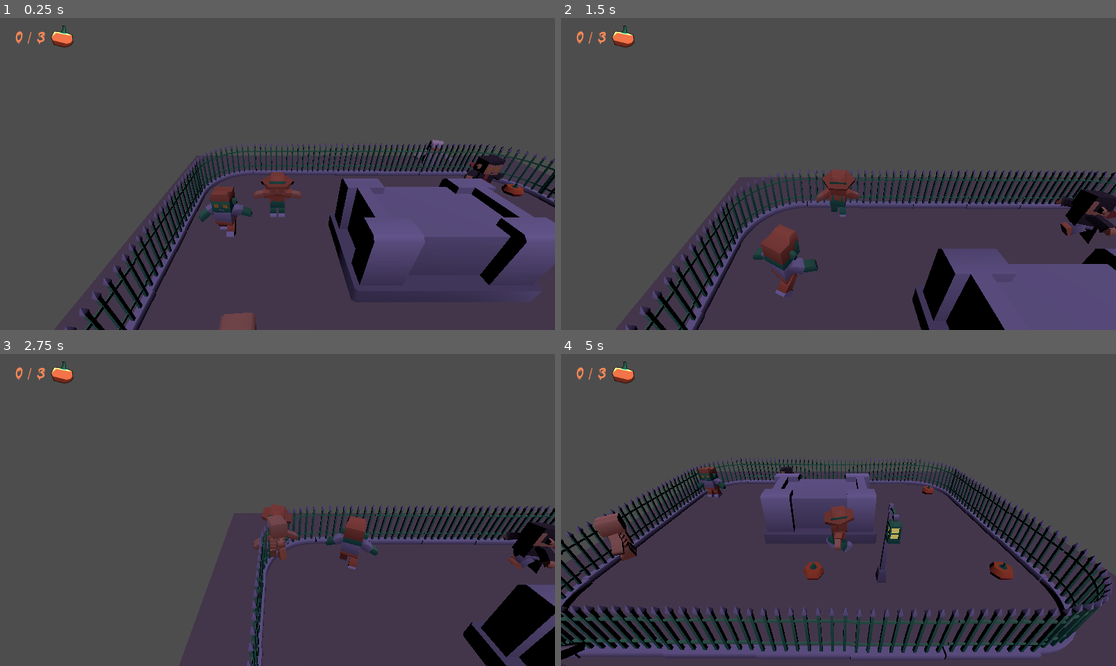
Above: before the commit, frames 1-4 (two rows, left to right).
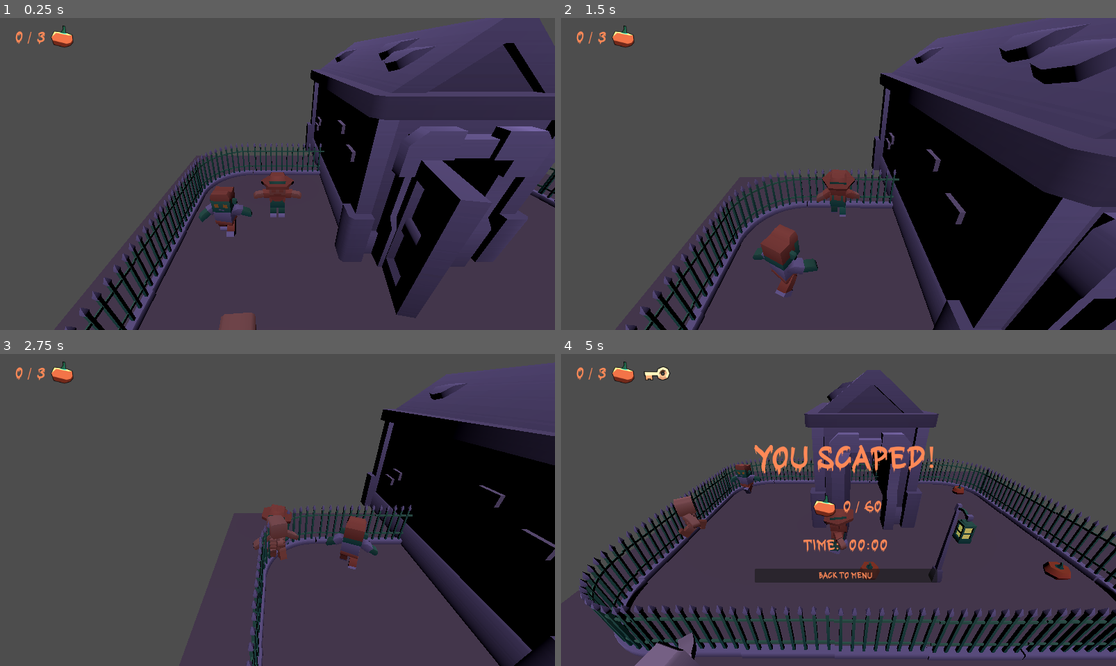
Above: after the commit, the same moments.

Repository: BuendiaGames/SpookyComecocos
Game: Godot game, scene res://core/levels/laberinto_prueba.tscn
Same seed, same stepped clock (60 frames per second), same inputs: the game is played once before the commit and once after it. The project has no main scene, so this scene is started directly.
Inputs:
- Up to frame 1 (0.25 s): no input
- Up to frame 2 (1.5 s): hold Up (ui_up) from 0.53 s (still down)
- Up to frame 3 (2.75 s): release Up (ui_up) at 2.03 s; hold Left (ui_left) from 2.03 s (still down)
- Up to frame 4 (5 s): release Left (ui_left) at 3.53 s; hold Down (ui_down) 3.53-4.28 s; hold Right (ui_right) from 4.28 s (still down)

The runs differ from the first frame. In frame 1, 25% of the frame differs, in the area x 54-100%, y 0-97%; in frame 2, 27%; in frame 3, 18%; in frame 4, 31%, in the area x 0-100%, y 4-100%.

Commit message:
Añadido el menu y las condiciones de victoria

Diff:
--- a/core/globals/GameManager.gd
+++ b/core/globals/GameManager.gd
@@ -19,3 +19,17 @@
 func collect_pumpkin():
 	collected_pumpkins += 1
 	ui.set_pumpkin_counter(collected_pumpkins)
+
+func load_game(level):
+	get_tree().change_scene_to_file(level)
+
+func load_menu():
+	get_tree().change_scene_to_file("res://core/menu/mainmenu.tscn")
+
+func victory():
+	get_tree().paused = true
+	ui.show_results(true)
+
+func defeat():
+	get_tree().paused = true
+	ui.show_results(false)
--- a/core/levels/laberinto_prueba.tscn
+++ b/core/levels/laberinto_prueba.tscn
@@ -1,8 +1,7 @@
-[gd_scene load_steps=21 format=3 uid="uid://dbn2p7pxwmtmp"]
+[gd_scene load_steps=22 format=3 uid="uid://dbn2p7pxwmtmp"]
 
 [ext_resource type="PackedScene" uid="uid://ftboyhub4agj" path="res://3dmodels/iron-fence-border.glb" id="1_w0ps5"]
 [ext_resource type="PackedScene" uid="uid://cc4acm4ynfxt7" path="res://3dmodels/iron-fence-border-curve.glb" id="2_nw3se"]
-[ext_resource type="PackedScene" uid="uid://bhx7gr4poe1vx" path="res://3dmodels/altar-stone.glb" id="3_137ni"]
 [ext_resource type="PackedScene" uid="uid://bxt88ulyvcl7k" path="res://core/player/player.tscn" id="4_vcsq4"]
 [ext_resource type="PackedScene" uid="uid://do8u2iovjeolw" path="res://core/characters/vampire/vampire.tscn" id="5_7ep8m"]
 [ext_resource type="PackedScene" uid="uid://8qmusighjprr" path="res://core/objects/teletransporter.tscn" id="6_02quu"]
@@ -11,7 +10,9 @@
 [ext_resource type="PackedScene" uid="uid://brracca53ddlb" path="res://core/characters/skeleton/skeleton.tscn" id="9_8h6sy"]
 [ext_resource type="PackedScene" uid="uid://i8evkc74g76n" path="res://core/objects/calabaza.tscn" id="10_gvcv5"]
 [ext_resource type="PackedScene" uid="uid://0g1yokwjdysh" path="res://core/map_elements/farol.tscn" id="11_x5or3"]
+[ext_resource type="PackedScene" uid="uid://fbyadc334qwp" path="res://core/map_elements/mausoleo.tscn" id="12_ljanb"]
 [ext_resource type="PackedScene" uid="uid://dceipods5me4p" path="res://core/ui/ui.tscn" id="12_nep8g"]
+[ext_resource type="PackedScene" uid="uid://05k15pqpfj2e" path="res://core/objects/key.tscn" id="13_aw7ft"]
 
 [sub_resource type="BoxShape3D" id="BoxShape3D_vh0cj"]
 size = Vector3(2.1, 0.5, 1.3)
@@ -61,9 +62,6 @@
 [node name="valla_hor" parent="escenario" instance=ExtResource("1_w0ps5")]
 transform = Transform3D(1, 0, 0, 0, 1, 0, 0, 0, 1, 4.57731, 0.00105941, 3.53981)
 
-[node name="altar-stone2" parent="escenario" instance=ExtResource("3_137ni")]
-transform = Transform3D(2, 0, 0, 0, 2, 0, 0, 0, 2, 6.58854, 0.0147735, 5.45851)
-
 [node name="valla_ver" parent="escenario" instance=ExtResource("1_w0ps5")]
 transform = Transform3D(-4.37114e-08, 0, 1, 0, 1, 0, -1, 0, -4.37114e-08, 3.56756, 0.00211883, 4.522)
 
@@ -207,3 +205,9 @@
 [node name="UI" type="CanvasLayer" parent="."]
 
 [node name="UI" parent="UI" instance=ExtResource("12_nep8g")]
+
+[node name="mausoleo" parent="." instance=ExtResource("12_ljanb")]
+transform = Transform3D(2, 0, 0, 0, 2, 0, 0, 0, 2, 6.63773, 0, 3.46611)
+
+[node name="key" parent="." instance=ExtResource("13_aw7ft")]
+transform = Transform3D(1, 0, 0, 0, 1, 0, 0, 0, 1, 4.9981, 0, 6.54578)
--- /dev/null
+++ b/core/map_elements/mausoleo.gd
@@ -0,0 +1,18 @@
+extends Node3D
+
+
+# Called when the node enters the scene tree for the first time.
+func _ready() -> void:
+	pass # Replace with function body.
+
+
+# Called every frame. 'delta' is the elapsed time since the previous frame.
+func _process(delta: float) -> void:
+	pass
+
+
+func _on_area_body_entered(body: Node3D) -> void:
+	if body.is_in_group("player"):
+		if body.tiene_llave:
+			$puerta/AnimationPlayer.play("open")
+			GameManager.victory()
--- a/core/map_elements/mausoleo.tscn
+++ b/core/map_elements/mausoleo.tscn
@@ -1,6 +1,7 @@
-[gd_scene load_steps=13 format=4 uid="uid://fbyadc334qwp"]
+[gd_scene load_steps=14 format=4 uid="uid://fbyadc334qwp"]
 
 [ext_resource type="PackedScene" uid="uid://bvg4pm80s1vyf" path="res://3dmodels/crypt-large.glb" id="1_deiai"]
+[ext_resource type="Script" path="res://core/map_elements/mausoleo.gd" id="2_887pc"]
 [ext_resource type="PackedScene" uid="uid://30p5iss8ieah" path="res://3dmodels/crypt-large-roof.glb" id="2_bn787"]
 [ext_resource type="PackedScene" uid="uid://7vijq4erf83o" path="res://3dmodels/crypt-small-entrance-alternative.glb" id="4_kphpg"]
 [ext_resource type="Texture2D" uid="uid://bkjmqwp3qp8tw" path="res://3dmodels/Textures/colormap.png" id="7_7vjvv"]
@@ -86,6 +87,7 @@
 
 [node name="mausoleo" instance=ExtResource("1_deiai")]
 transform = Transform3D(2, 0, 0, 0, 2, 0, 0, 0, 2, 0, 0, 0)
+script = ExtResource("2_887pc")
 
 [node name="tejado" parent="." index="1" instance=ExtResource("2_bn787")]
 transform = Transform3D(1, 0, 0, 0, 1, 0, 0, 0, 1, 0, 1, 0)
@@ -99,6 +101,7 @@
 [node name="crypt-door" type="Node3D" parent="puerta" index="0"]
 
 [node name="door" type="MeshInstance3D" parent="puerta/crypt-door" index="0"]
+transform = Transform3D(-0.173647, 0, -0.984808, 0, 1, 0, 0.984808, 0, -0.173647, 0, 0, 0)
 mesh = SubResource("ArrayMesh_182ke")
 skeleton = NodePath("")
 
@@ -113,5 +116,7 @@
 transform = Transform3D(1, 0, 0, 0, 1, 0, 0, 0, 1, 0, 0.579216, 1.52778)
 shape = SubResource("BoxShape3D_trrho")
 
+[connection signal="body_entered" from="area" to="." method="_on_area_body_entered"]
+
 [editable path="tejado"]
 [editable path="marco_puerta"]
--- /dev/null
+++ b/core/menu/mainmenu.gd
@@ -0,0 +1,31 @@
+extends Control
+
+var showing_credits = false
+
+# Called when the node enters the scene tree for the first time.
+func _ready() -> void:
+	pass # Replace with function body.
+
+
+# Called every frame. 'delta' is the elapsed time since the previous frame.
+func _process(delta: float) -> void:
+	pass
+
+func _on_start_pressed() -> void:
+	#GameManager.load_game("res://core/levels/nivel1.tscn")
+	GameManager.load_game("res://core/levels/laberinto_prueba.tscn")
+
+func _on_credits_pressed() -> void:
+	showing_credits = true
+	$backgroundtext/columns/center/start.hide()
+	$backgroundtext/columns/center/credits.hide()
+
+	$backgroundtext/columns/center/credits_text.show()
+	$backgroundtext/columns/center/back.show()
+
+func _on_back_pressed() -> void:
+	$backgroundtext/columns/center/start.show()
+	$backgroundtext/columns/center/credits.show()
+
+	$backgroundtext/columns/center/credits_text.hide()
+	$backgroundtext/columns/center/back.hide()
--- /dev/null
+++ b/core/menu/mainmenu.tscn
@@ -0,0 +1,86 @@
+[gd_scene load_steps=3 format=3 uid="uid://begfwm0fvmber"]
+
+[ext_resource type="Script" path="res://core/menu/mainmenu.gd" id="1_mnh8q"]
+[ext_resource type="FontFile" uid="uid://8hm11cyxoq2" path="res://ui/Baby Halloween.ttf" id="2_fyu4g"]
+
+[node name="mainmenu" type="Control"]
+layout_mode = 3
+anchors_preset = 15
+anchor_right = 1.0
+anchor_bottom = 1.0
+grow_horizontal = 2
+grow_vertical = 2
+script = ExtResource("1_mnh8q")
+
+[node name="backgroundtext" type="TextureRect" parent="."]
+layout_mode = 1
+anchors_preset = 15
+anchor_right = 1.0
+anchor_bottom = 1.0
+grow_horizontal = 2
+grow_vertical = 2
+
+[node name="columns" type="HBoxContainer" parent="backgroundtext"]
+layout_mode = 1
+anchors_preset = 15
+anchor_right = 1.0
+anchor_bottom = 1.0
+grow_horizontal = 2
+grow_vertical = 2
+
+[node name="filler_left" type="Control" parent="backgroundtext/columns"]
+layout_mode = 2
+size_flags_horizontal = 3
+
+[node name="center" type="VBoxContainer" parent="backgroundtext/columns"]
+layout_mode = 2
+size_flags_horizontal = 3
+theme_override_constants/separation = 25
+alignment = 1
+
+[node name="start" type="Button" parent="backgroundtext/columns/center"]
+layout_mode = 2
+theme_override_fonts/font = ExtResource("2_fyu4g")
+text = "Start game"
+
+[node name="credits" type="Button" parent="backgroundtext/columns/center"]
+layout_mode = 2
+theme_override_fonts/font = ExtResource("2_fyu4g")
+text = "Credits"
+
+[node name="credits_text" type="RichTextLabel" parent="backgroundtext/columns/center"]
+visible = false
+layout_mode = 2
+bbcode_enabled = true
+text = "[center][b]Coding[/b]
+Ana and Victor Buendía
+
+[b]Level design[/b]
+Ana Buendía
+
+[b]Music[/b]
+Victor Buendía
+
+[b]3D models[/b]
+Kenny CC0 Graveyard pack
+
+[b]Font[/b]
+Babyhalloween by Project type[/center]
+"
+fit_content = true
+
+[node name="back" type="Button" parent="backgroundtext/columns/center"]
+visible = false
+layout_mode = 2
+theme_override_fonts/font = ExtResource("2_fyu4g")
+text = "Back"
+
+[node name="filler_right" type="Control" parent="backgroundtext/columns"]
+layout_mode = 2
+size_flags_horizontal = 3
+
+[node name="Timer" type="Timer" parent="."]
+
+[connection signal="pressed" from="backgroundtext/columns/center/start" to="." method="_on_start_pressed"]
+[connection signal="pressed" from="backgroundtext/columns/center/credits" to="." method="_on_credits_pressed"]
+[connection signal="pressed" from="backgroundtext/columns/center/back" to="." method="_on_back_pressed"]
--- a/core/objects/key.tscn
+++ b/core/objects/key.tscn
@@ -5,7 +5,24 @@
 [sub_resource type="SphereShape3D" id="SphereShape3D_4xdoa"]
 radius = 0.2
 
-[sub_resource type="Animation" id="Animation_ltkr7"]
+[sub_resource type="Animation" id="Animation_1kdfc"]
+resource_name = "idle"
+length = 1.6
+loop_mode = 1
+tracks/0/type = "value"
+tracks/0/imported = false
+tracks/0/enabled = true
+tracks/0/path = NodePath("key2:position")
+tracks/0/interp = 2
+tracks/0/loop_wrap = true
+tracks/0/keys = {
+"times": PackedFloat32Array(0, 0.433333, 1.2, 1.6),
+"transitions": PackedFloat32Array(1, 1, 1, 1),
+"update": 0,
+"values": [Vector3(0, 0, 0), Vector3(0, 0.1, 0), Vector3(0, -0.1, 0), Vector3(0, 0, 0)]
+}
+
+[sub_resource type="Animation" id="Animation_bosg0"]
 length = 0.001
 tracks/0/type = "value"
 tracks/0/imported = false
@@ -20,29 +37,13 @@
 "values": [Vector3(0, 0, 0)]
 }
 
-[sub_resource type="Animation" id="Animation_3siqd"]
-resource_name = "idle"
-loop_mode = 1
-tracks/0/type = "value"
-tracks/0/imported = false
-tracks/0/enabled = true
-tracks/0/path = NodePath("key2:position")
-tracks/0/interp = 2
-tracks/0/loop_wrap = true
-tracks/0/keys = {
-"times": PackedFloat32Array(0, 0.5, 1),
-"transitions": PackedFloat32Array(1, 1, 1),
-"update": 0,
-"values": [Vector3(0, 0, 0), Vector3(0, -0.0641941, 0), Vector3(0, 0, 0)]
+[sub_resource type="AnimationLibrary" id="AnimationLibrary_yj3bw"]
+_data = {
+"RESET": SubResource("Animation_bosg0"),
+"idle": SubResource("Animation_1kdfc")
 }
 
-[sub_resource type="AnimationLibrary" id="AnimationLibrary_055ro"]
-_data = {
-"RESET": SubResource("Animation_ltkr7"),
-"idle": SubResource("Animation_3siqd")
-}
-
-[node name="key" type="Area3D"]
+[node name="key" type="Area3D" groups=["llave"]]
 
 [node name="key2" parent="." groups=["llave"] instance=ExtResource("1_w031o")]
 
@@ -50,7 +51,8 @@
 transform = Transform3D(1, 0, 0, 0, 1, 0, 0, 0, 1, 0, 0.109028, 0)
 shape = SubResource("SphereShape3D_4xdoa")
 
-[node name="player" type="AnimationTree" parent="."]
+[node name="player" type="AnimationPlayer" parent="."]
 libraries = {
-"": SubResource("AnimationLibrary_055ro")
+"": SubResource("AnimationLibrary_yj3bw")
 }
+autoplay = "idle"
--- a/core/player/player.gd
+++ b/core/player/player.gd
@@ -49,7 +49,6 @@
 		current_anim = new_anim
 		$model/AnimationPlayer.play(new_anim)
 
-
 func _on_area_3d_body_entered(body: Node3D) -> void:
 	if body.is_in_group("monstruos"):
 		print("PERDER PERDER PERDER")
@@ -61,8 +60,6 @@
 		GameManager.collect_pumpkin()
 		area.queue_free()
 	elif area.is_in_group("llave"):
-		print("UNA LLAVE")
 		area.queue_free()
 		tiene_llave = true
-	elif area.name == "mausoleo" and tiene_llave:
-		print("HEMOS GANAO OLEEEEEEEEE")
+		nodo_ui.show_key()
--- a/core/ui/ui.gd
+++ b/core/ui/ui.gd
@@ -25,3 +25,13 @@
 
 func show_key():
 	$margen/container/key.show()
+
+func show_results(victory = true):
+	if not victory:
+		$results/container_results/results.text = "You were caught!"
+	$results.show()
+
+
+func _on_back_pressed() -> void:
+	print("askfsjañklfjka")
+	GameManager.load_menu()
--- a/core/ui/ui.tscn
+++ b/core/ui/ui.tscn
@@ -10,7 +10,13 @@
 font_size = 28
 font_color = Color(1, 0.538, 0.34, 1)
 
-[node name="UI" type="Control"]
+[sub_resource type="LabelSettings" id="LabelSettings_f44ay"]
+font = ExtResource("1_pf35w")
+font_size = 60
+font_color = Color(1, 0.538, 0.34, 1)
+
+[node name="UI" type="Control" groups=["nodo_ui"]]
+process_mode = 3
 layout_mode = 3
 anchors_preset = 15
 anchor_right = 1.0
@@ -19,11 +25,11 @@
 grow_vertical = 2
 script = ExtResource("1_o1l5f")
 
-[node name="margen" type="MarginContainer" parent="." groups=["nodo_ui"]]
+[node name="margen" type="MarginContainer" parent="."]
 layout_mode = 1
 anchors_preset = 10
 anchor_right = 1.0
-offset_bottom = 64.0
+offset_bottom = 74.0
 grow_horizontal = 2
 theme_override_constants/margin_left = 30
 theme_override_constants/margin_top = 10
@@ -41,5 +47,67 @@
 texture = ExtResource("2_wjss8")
 
 [node name="key" type="TextureRect" parent="margen/container"]
+visible = false
 layout_mode = 2
 texture = ExtResource("3_3s1p6")
+
+[node name="results" type="MarginContainer" parent="." groups=["nodo_ui"]]
+visible = false
+layout_mode = 1
+anchors_preset = 8
+anchor_left = 0.5
+anchor_top = 0.5
+anchor_right = 0.5
+anchor_bottom = 0.5
+offset_left = -123.0
+offset_top = -37.0
+offset_right = 123.0
+offset_bottom = 37.0
+grow_horizontal = 2
+grow_vertical = 2
+theme_override_constants/margin_left = 30
+theme_override_constants/margin_top = 10
+
+[node name="container_results" type="VBoxContainer" parent="results"]
+layout_mode = 2
+theme_override_constants/separation = 30
+
+[node name="results" type="Label" parent="results/container_results"]
+layout_mode = 2
+text = "You scaped!"
+label_settings = SubResource("LabelSettings_f44ay")
+
+[node name="container" type="HBoxContainer" parent="results/container_results"]
+layout_mode = 2
+alignment = 1
+
+[node name="pumpkin" type="TextureRect" parent="results/container_results/container"]
+layout_mode = 2
+texture = ExtResource("2_wjss8")
+
+[node name="points" type="Label" parent="results/container_results/container"]
+layout_mode = 2
+text = "0 / 60"
+label_settings = SubResource("LabelSettings_4mat5")
+
+[node name="container2" type="HBoxContainer" parent="results/container_results"]
+layout_mode = 2
+alignment = 1
+
+[node name="name" type="Label" parent="results/container_results/container2"]
+layout_mode = 2
+text = "Time:  "
+label_settings = SubResource("LabelSettings_4mat5")
+
+[node name="points" type="Label" parent="results/container_results/container2"]
+layout_mode = 2
+text = "00:00"
+label_settings = SubResource("LabelSettings_4mat5")
+
+[node name="back" type="Button" parent="results/container_results"]
+layout_mode = 2
+theme_override_colors/font_color = Color(1, 0.537255, 0.341176, 1)
+theme_override_fonts/font = ExtResource("1_pf35w")
+text = "Back to menu"
+
+[connection signal="pressed" from="results/container_results/back" to="." method="_on_back_pressed"]
Not shown: 1 places in core/ui/ui.tscn that only renumber resources
